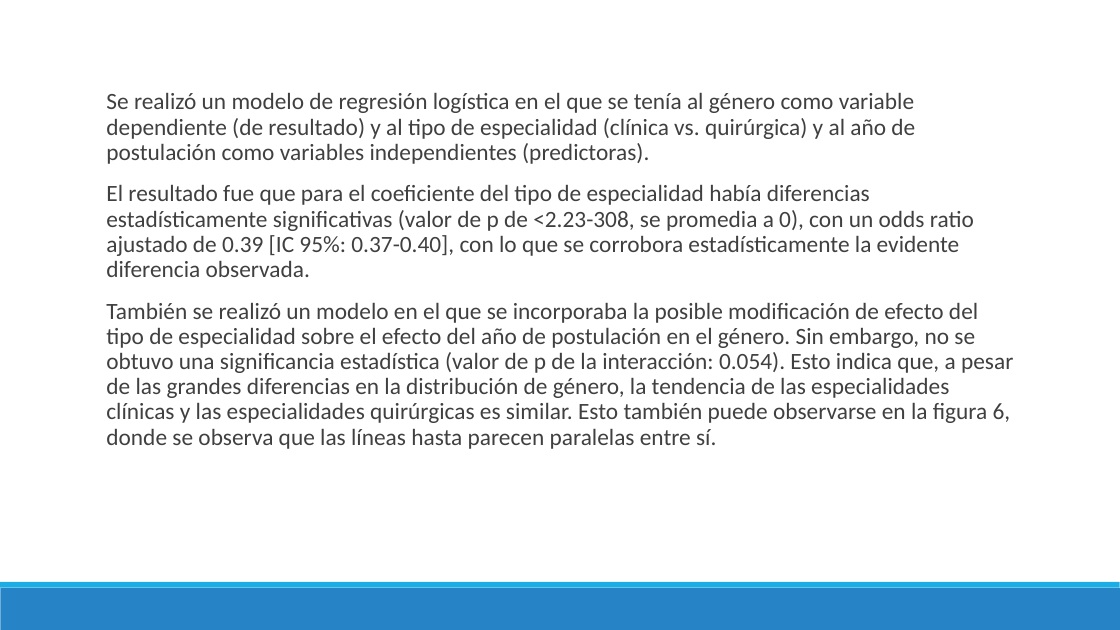
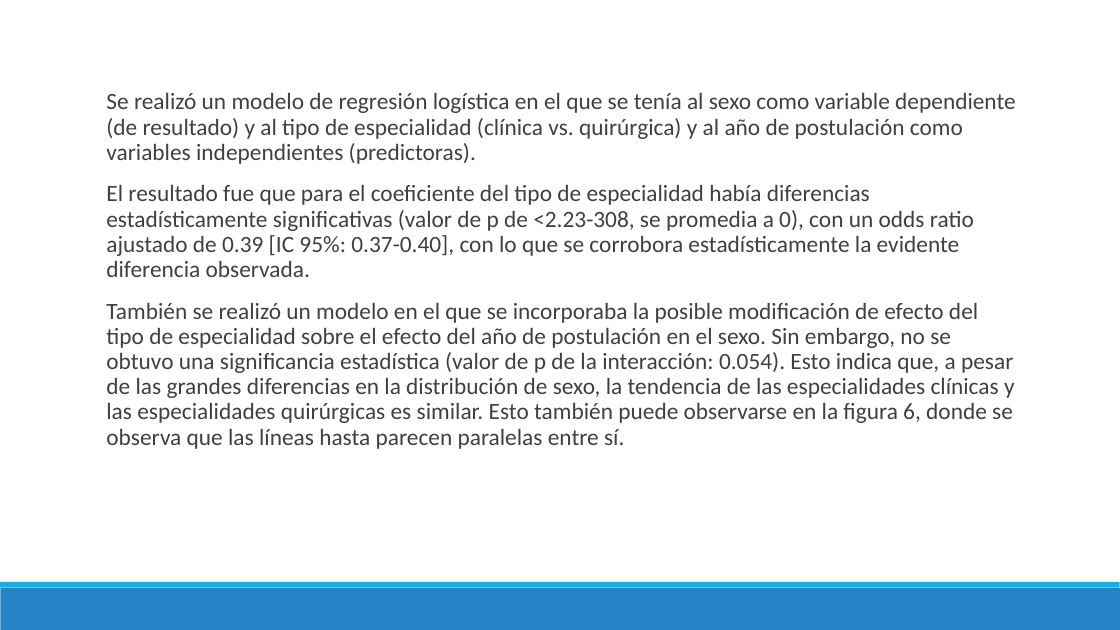
Before and after one commit to danimedi/tesis_genero_especialidades, a slide deck: slide 33 of doc/diapositivas_sustentacion_tesis.pptx. Drawn at 1120x630 pixels with LibreOffice and Linux fonts; fonts in the diff are those of the drawing. Boxes give left, top, right and bottom in pixels: in the first picture for what was removed or moved away, otherwise in the second. Text is boxed around its words. In the diff, an @@ line names an element or a change of style, - is before the commit and + after.

```diff
--- a/doc/diapositivas_sustentacion_tesis.pptx
+++ b/doc/diapositivas_sustentacion_tesis.pptx
@@ text at (x1=106, y1=93, x2=1016, y2=164): text changed @@
-  Se realizó un modelo de regresión logística en el que se tenía al género como variable dependiente (de resultado) y al tipo de especialidad (clínica vs. quirúrgica) y al año de postulación como variables independientes (predictoras).
+  Se realizó un modelo de regresión logística en el que se tenía al sexo como variable dependiente (de resultado) y al tipo de especialidad (clínica vs. quirúrgica) y al año de postulación como variables independientes (predictoras).
@@ text at (x1=106, y1=303, x2=1015, y2=449): text changed @@
-  También se realizó un modelo en el que se incorporaba la posible modificación de efecto del tipo de especialidad sobre el efecto del año de postulación en el género. Sin embargo, no se obtuvo una significancia estadística (valor de p de la interacción: 0.054). Esto indica que, a pesar de las grandes diferencias en la distribución de género, la tendencia de las especialidades clínicas y las especialidades quirúrgicas es similar. Esto también puede observarse en la figura 6, donde se observa que las líneas hasta parecen paralelas entre sí.
+  También se realizó un modelo en el que se incorporaba la posible modificación de efecto del tipo de especialidad sobre el efecto del año de postulación en el sexo. Sin embargo, no se obtuvo una significancia estadística (valor de p de la interacción: 0.054). Esto indica que, a pesar de las grandes diferencias en la distribución de sexo, la tendencia de las especialidades clínicas y las especialidades quirúrgicas es similar. Esto también puede observarse en la figura 6, donde se observa que las líneas hasta parecen paralelas entre sí.
```
Also in this commit, not shown: 48 other slides changed, 2 other files.
